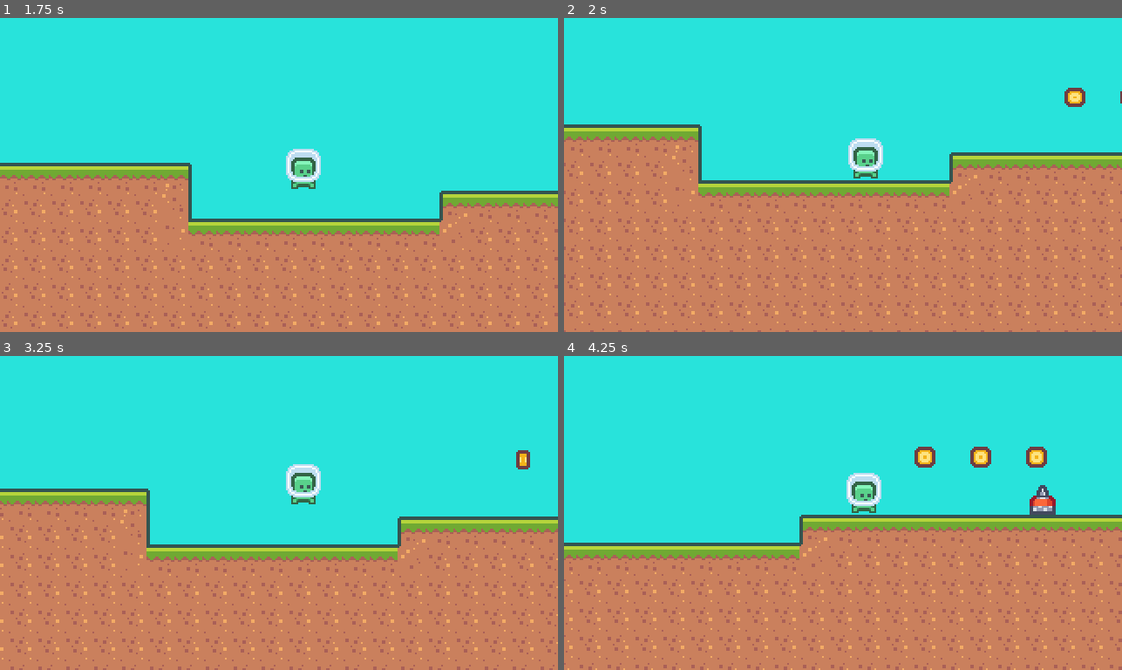
Above: before the commit, frames 1-4 (two rows, left to right).
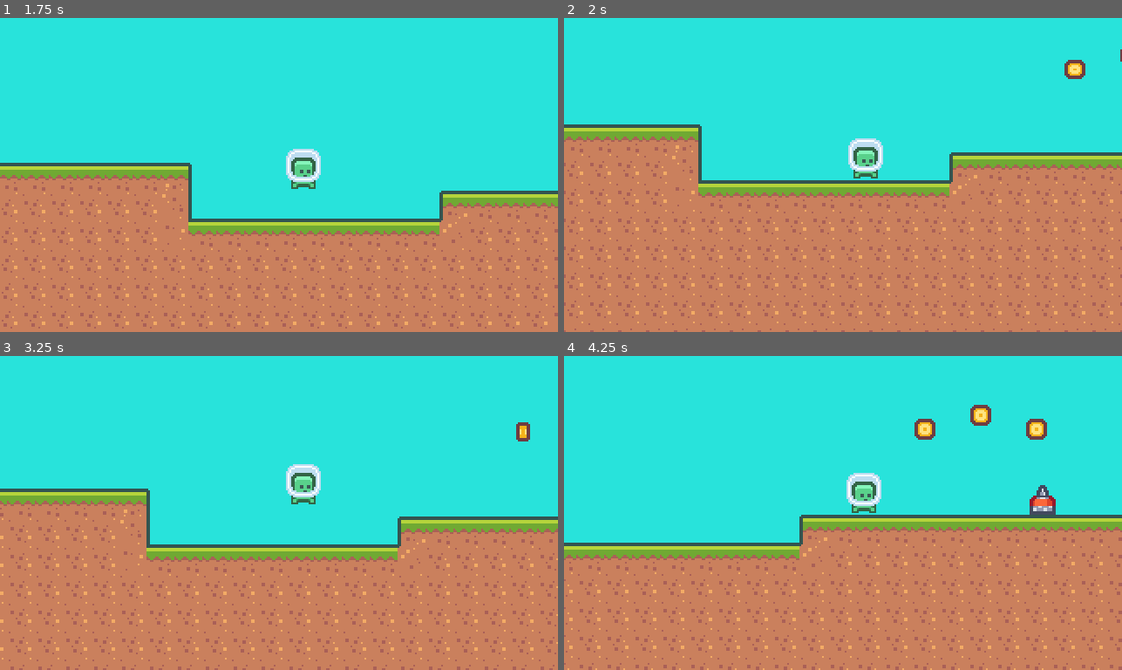
Above: after the commit, the same moments.

Repository: tiagoskaterock/GodotPlatformer
Game: Godot game, scene res://Scenes/Main.tscn
Same seed, same stepped clock (60 frames per second), same inputs: the game is played once before the commit and once after it.
Inputs:
- Up to frame 1 (1.75 s): hold D (move_right) from 0.53 s (still down); tap Keypad 1 (dash) at 0.6, 1.35 s; tap W (jump) at 0.77, 1.52 s
- Up to frame 2 (2 s): keep holding D (move_right)
- Up to frame 3 (3.25 s): release D (move_right) at 2.03 s; hold A (move_left) 2.03-2.78 s; tap Keypad 1 (dash) at 2.1, 2.85 s; hold D (move_right) from 2.78 s (still down); tap W (jump) at 3.02 s
- Up to frame 4 (4.25 s): keep holding D (move_right); tap Keypad 1 (dash) at 3.6 s; tap W (jump) at 3.77 s

Frame 1 is identical in both runs. In frame 2, 0.4% of the frame differs, in the area x 89-100%, y 10-29%; in frame 3, 0.3%; in frame 4, 1.4%, in the area x 62-87%, y 15-36%.

Commit message:
24. Coin Counter

Diff:
--- a/Levels/Level_001.tscn
+++ b/Levels/Level_001.tscn
@@ -44,13 +44,13 @@
 position = Vector2( 1200, -16 )
 
 [node name="Coin" parent="Collectibles" index="0" instance=ExtResource( 5 )]
-position = Vector2( 312, -16 )
+position = Vector2( 312, -32 )
 
 [node name="Coin2" parent="Collectibles" index="1" instance=ExtResource( 5 )]
-position = Vector2( 344, -16 )
+position = Vector2( 344, -40 )
 
 [node name="Coin3" parent="Collectibles" index="2" instance=ExtResource( 5 )]
-position = Vector2( 376, -16 )
+position = Vector2( 376, -32 )
 
 [node name="Coin4" parent="Collectibles" index="3" instance=ExtResource( 5 )]
 position = Vector2( 616, -64 )
--- a/Scenes/BaseLevel.tscn
+++ b/Scenes/BaseLevel.tscn
@@ -148,7 +148,7 @@
 } ]
 0/z_index = 0
 
-[node name="BaseLevel" type="Node2D"]
+[node name="BaseLevel" type="Node2D" groups=["base_level"]]
 script = ExtResource( 5 )
 
 [node name="TileMap" type="TileMap" parent="."]
--- a/Scenes/Coin.tscn
+++ b/Scenes/Coin.tscn
@@ -89,7 +89,7 @@
 "speed": 3.0
 } ]
 
-[node name="Coin" type="Node2D"]
+[node name="Coin" type="Node2D" groups=["coin"]]
 script = ExtResource( 3 )
 
 [node name="AnimationPlayer" type="AnimationPlayer" parent="."]
--- a/Scripts/BaseLevel.gd
+++ b/Scripts/BaseLevel.gd
@@ -1,16 +1,34 @@
 extends Node2D
+
+signal coin_total_changed
 
 var player_scene = preload("res://Scenes/Player.tscn")
 var spawn_position = Vector2.ZERO
 var current_player_node = null
+var totalCoins = 0
+var colletedCoins = 0
 
 func _ready():
 	spawn_position = $Player.global_position
 	register_player($Player)
+	coinTotalChanged(get_tree().get_nodes_in_group("coin").size())
+
+
+func coinCollected():
+	colletedCoins += 1
+	print(totalCoins, " - " ,colletedCoins)
+	emit_signal("coin_total_changed", totalCoins, colletedCoins)
+
+
+func coinTotalChanged(newTotal):
+	totalCoins = newTotal
+	emit_signal("coin_total_changed", totalCoins, colletedCoins)
+
 
 func register_player(player):
 	current_player_node = player
 	current_player_node.connect("died", self, "on_player_died", [], CONNECT_DEFERRED)
+
 
 func create_player():
 	var player_instance = player_scene.instance()
@@ -18,6 +36,7 @@
 	player_instance.global_position = spawn_position
 	register_player(player_instance)
 
+
 func on_player_died():
 	current_player_node.queue_free()
 	create_player()
--- a/Scripts/Coin.gd
+++ b/Scripts/Coin.gd
@@ -3,9 +3,13 @@
 func _ready():
 	$Area.connect("area_entered", self, "on_area_entered")
 
+
 func on_area_entered(_Area2):
 	$AnimationPlayer.play("pickup")
 	call_deferred("disable_pickup")
+	var baseLevel = get_tree().get_nodes_in_group("base_level")[0]
+	baseLevel.coinCollected()
+
 
 func disable_pickup():
 	$Area/Shape.disabled = true
